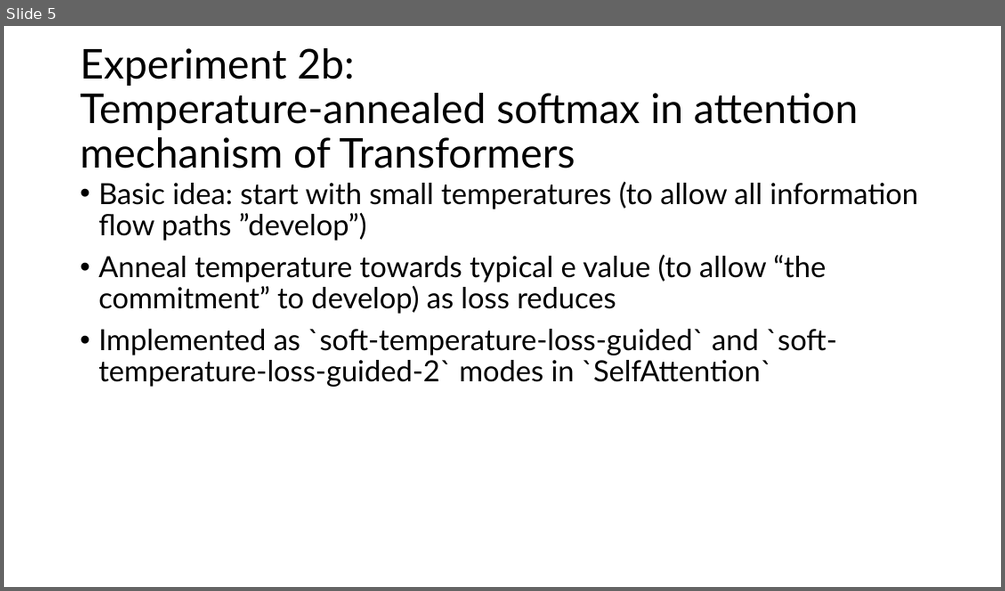
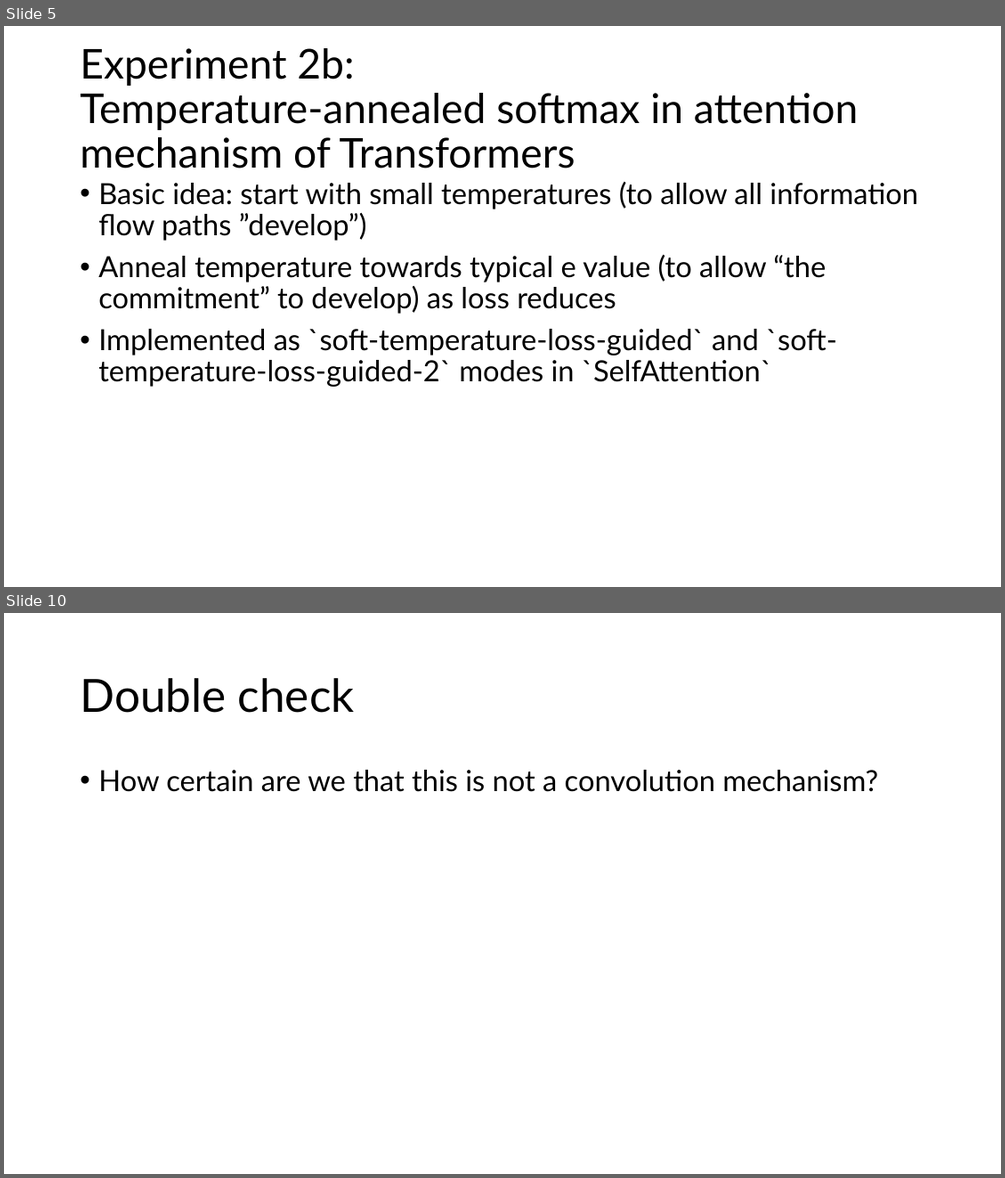
Before and after one commit to AlexTunlaw/eru, a slide deck: notes/2024 12 25 experiment 2.pptx. Shown one above the other, each under a label of ours: slide 5 before the commit, slides 5 and 10 after it; the slides between them are not shown. The pictures are 1005x591 and 1005x1178 pixels, drawn with LibreOffice and Linux fonts; fonts in the diff are those of the drawing. Boxes give left, top, right and bottom in pixels: in the first picture for what was removed or moved away, otherwise in the second. Text is boxed around its words. In the diff, an @@ line names an element or a change of style, - is before the commit and + after.

```diff
--- a/notes/2024 12 25 experiment 2.pptx
+++ b/notes/2024 12 25 experiment 2.pptx
@@ slide 10 added at (4,613,1001,1174), background #FFFFFF @@
@@ title added at (80,678,355,713), 44 pt, text #000000 @@
+Double check
@@ text added at (98,770,878,792), 28 pt, text #000000 @@
+• How certain are we that this is not a convolution mechanism?
```
Also in this commit, not shown: 2 slides changed, 2 other slides added, 7 other files.
